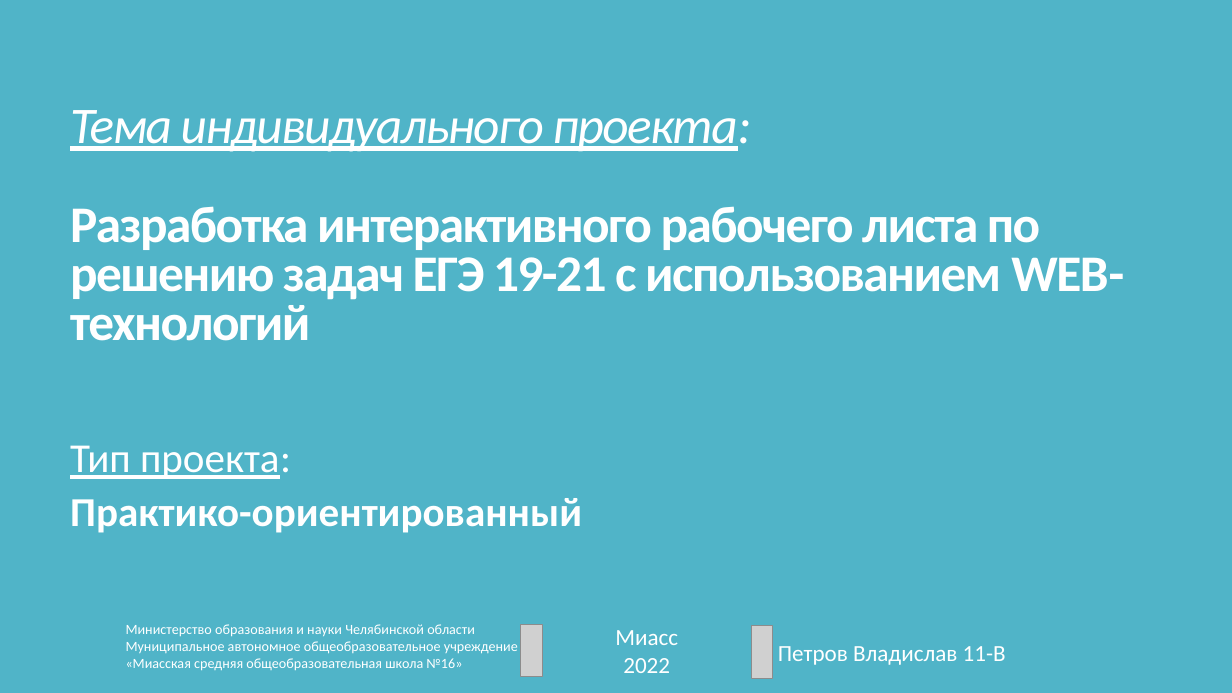
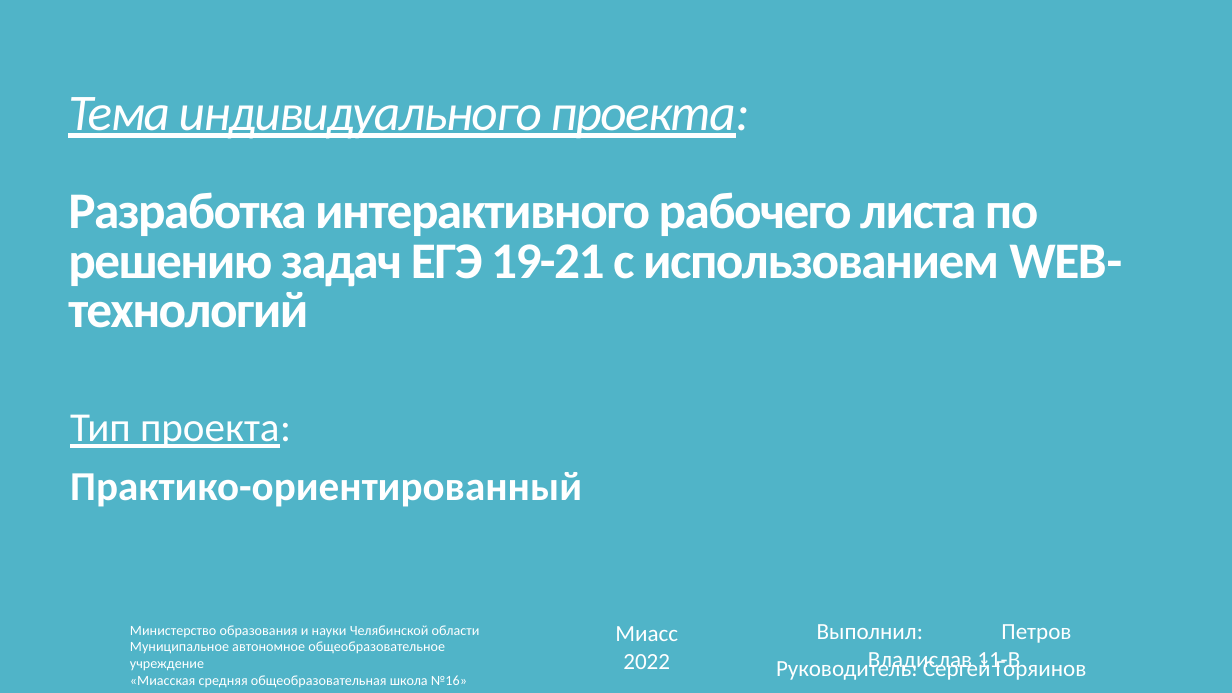
Before and after one commit to VladPetrov3/School_Project_EGE, a slide deck: slide 18 of Теория игр.pptx. Drawn at 1232x693 pixels with LibreOffice and Linux fonts; fonts in the diff are those of the drawing; grey boxes stand for pictures; background and template pictures are left out. Boxes give left, top, right and bottom in pixels: in the first picture for what was removed or moved away, otherwise in the second. Text is boxed around its words. In the diff, an @@ line names an element or a change of style, - is before the commit and + after.

```diff
--- a/Теория игр.pptx
+++ b/Теория игр.pptx
@@ title "Тема индивидуального проекта: Разработка интерактивного ...": place and size @@
-title "Тема индивидуального проекта: Разработка интерактивного ..." at bbox=[70, 110, 1124, 341]
+title "Тема индивидуального проекта: Разработка интерактивного ..." at bbox=[68, 97, 1122, 328]
@@ subtitle "Тип проекта:": place and size @@
-subtitle "Тип проекта:" at bbox=[70, 445, 582, 533]
+subtitle "Тип проекта:" at bbox=[70, 414, 582, 507]
@@ subtitle "Тип проекта:" at bbox=[70, 414, 582, 507]: line spacing 0.75 to 0.85 @@
@@ text "Министерство образования и науки Челябинской ..." rewrapped from bbox=[126, 624, 518, 671] to bbox=[130, 625, 480, 688] @@
@@ picture removed at bbox=[520, 625, 543, 677] @@
@@ text "Миасс": place and size @@
-text "Миасс" at bbox=[615, 630, 678, 673]
+text "Миасс" at bbox=[615, 626, 678, 669]
@@ picture removed at bbox=[751, 626, 774, 678] @@
@@ text at bbox=[817, 624, 1071, 673]: text changed @@
-Петров Владислав 11-В
+Выполнил: Петров Владислав 11-В
@@ text added at bbox=[776, 657, 1087, 680], 18 pt, text #FFFFFF @@
+Руководитель: Сергей Горяинов
```
Also in this commit, not shown: 1 other slide changed, 1 other file.
